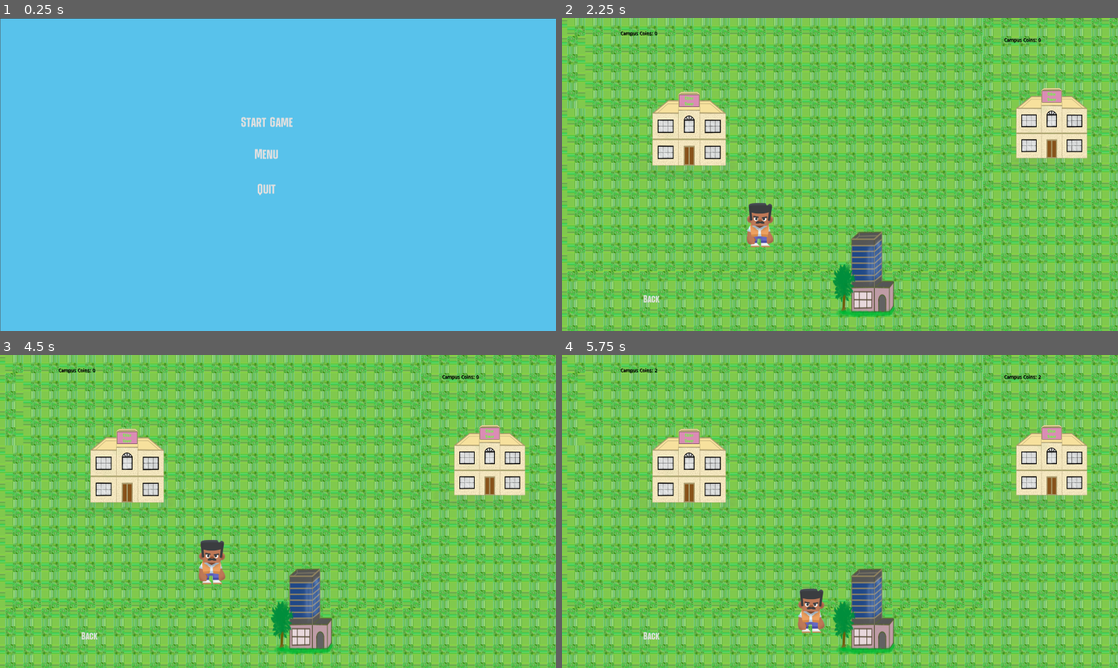
Above: before the commit, frames 1-4 (two rows, left to right).
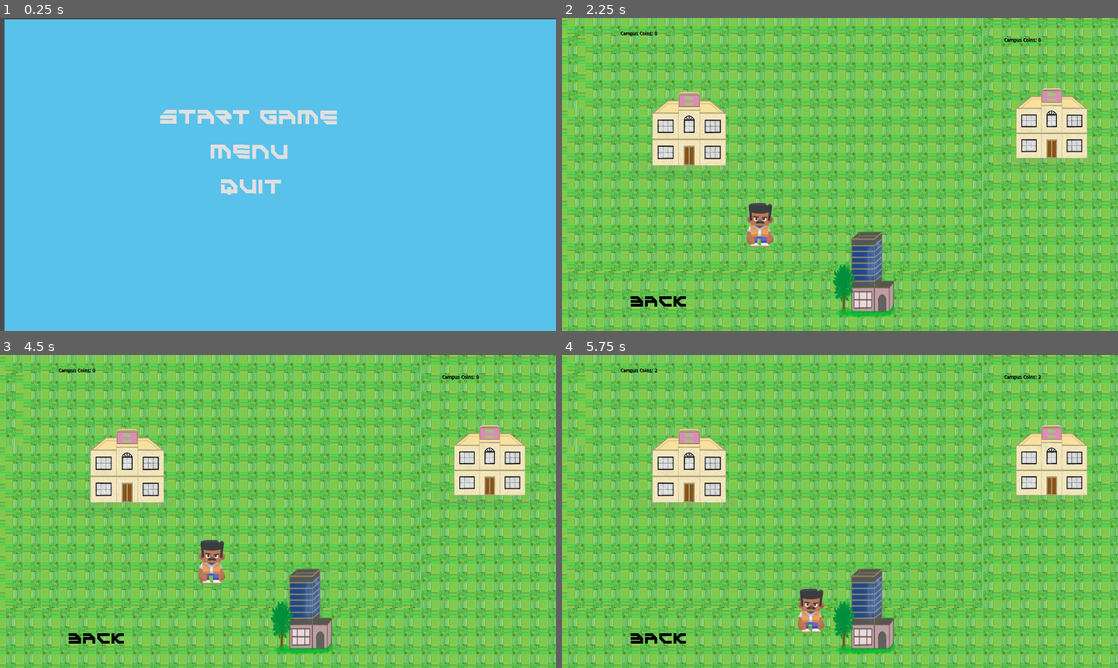
Above: after the commit, the same moments.

Repository: xLegoshiWolfx/Campus_Clash_Protoytpe
Game: Godot game, scene res://Scene/Main_Menu.tscn
Two runs of this game, one before a commit and one after it. Both use one fixed random seed, a clock stepped at 60 frames per second and the inputs below.
Inputs:
- Up to frame 1 (0.25 s): no input
- Up to frame 2 (2.25 s): click "Menu" at 0.5 s; click "Back" at 1.25 s; click "Start Game" at 2 s
- Up to frame 3 (4.5 s): click "Back" at 2.75 s; click "Start Game" at 3.5 s; tap Enter at 4.25 s; hold Right (move_right) from 4.28 s (still down)
- Up to frame 4 (5.75 s): release Right (move_right) at 5.03 s; hold Down (move_down) from 5.03 s (still down)

The runs differ from the first frame. In frame 1, 2.8% of the frame differs, in the area x 0-100%, y 0-100%; in frame 2, 0.2%; in frame 3, 0.2%; in frame 4, 0.2%.

Commit message:
Fonts Changed
I change the font

Diff:
--- a/Scene/Main_Game.tscn
+++ b/Scene/Main_Game.tscn
@@ -5,7 +5,7 @@
 [ext_resource path="res://PNG/Character_idle.png" type="Texture" id=3]
 [ext_resource path="res://PNG/Chloe_Tower.png" type="Texture" id=4]
 [ext_resource path="res://Scene/Human Timer Scene.gd" type="Script" id=5]
-[ext_resource path="res://highman/Highman.ttf" type="DynamicFontData" id=6]
+[ext_resource path="res://Fonts/game-battles-font/GameBattlesRegular-RjXo.ttf" type="DynamicFontData" id=6]
 [ext_resource path="res://Scene/Human Timer.gd" type="Script" id=7]
 [ext_resource path="res://Scene/Player_1.gd" type="Script" id=8]
 [ext_resource path="res://Scene/AI Timer Label.gd" type="Script" id=9]
@@ -126,6 +126,7 @@
 margin_right = 229.325
 margin_bottom = 707.221
 custom_fonts/font = SubResource( 3 )
+custom_colors/font_color = Color( 0, 0, 0, 1 )
 text = "Back"
 flat = true
 __meta__ = {
--- a/Scene/Main_Menu.tscn
+++ b/Scene/Main_Menu.tscn
@@ -1,7 +1,7 @@
 [gd_scene load_steps=6 format=2]
 
 [ext_resource path="res://Scene/Main_Menu.gd" type="Script" id=1]
-[ext_resource path="res://highman/Highman.ttf" type="DynamicFontData" id=2]
+[ext_resource path="res://Fonts/game-battles-font/GameBattlesRegular-RjXo.ttf" type="DynamicFontData" id=2]
 
 [sub_resource type="DynamicFont" id=1]
 size = 40
@@ -19,20 +19,21 @@
 script = ExtResource( 1 )
 
 [node name="ColorRect" type="ColorRect" parent="."]
-margin_left = 1.0
-margin_top = 2.0
-margin_right = 1600.0
-margin_bottom = 900.0
+margin_left = 13.2053
+margin_top = 3.87772
+margin_right = 1612.21
+margin_bottom = 901.878
 color = Color( 0.34902, 0.764706, 0.92549, 1 )
 __meta__ = {
 "_edit_use_anchors_": false
 }
 
 [node name="Start_game_button" type="Button" parent="."]
-margin_left = 686.752
-margin_top = 279.712
-margin_right = 848.752
-margin_bottom = 325.712
+margin_left = 450.0
+margin_top = 250.0
+margin_right = 987.0
+margin_bottom = 318.0
+rect_rotation = 0.182242
 custom_fonts/font = SubResource( 1 )
 text = "Start Game"
 flat = true
@@ -41,10 +42,11 @@
 }
 
 [node name="Menu_button" type="Button" parent="."]
-margin_left = 706.747
-margin_top = 372.18
-margin_right = 826.747
-margin_bottom = 418.18
+margin_left = 600.0
+margin_top = 350.0
+margin_right = 840.0
+margin_bottom = 418.0
+rect_rotation = 0.277264
 custom_fonts/font = SubResource( 2 )
 text = "Menu"
 flat = true
@@ -53,10 +55,11 @@
 }
 
 [node name="Quit_button" type="Button" parent="."]
-margin_left = 692.34
-margin_top = 468.53
-margin_right = 841.34
-margin_bottom = 521.53
+margin_left = 630.0
+margin_top = 450.0
+margin_right = 822.0
+margin_bottom = 518.0
+rect_rotation = 0.277264
 custom_fonts/font = SubResource( 3 )
 text = "Quit"
 flat = true
--- a/Scene/Second_Scene.tscn
+++ b/Scene/Second_Scene.tscn
@@ -1,7 +1,8 @@
-[gd_scene load_steps=5 format=2]
+[gd_scene load_steps=6 format=2]
 
 [ext_resource path="res://Scene/Second_Scene.gd" type="Script" id=1]
 [ext_resource path="res://highman/Highman.ttf" type="DynamicFontData" id=2]
+[ext_resource path="res://Fonts/game-battles-font/GameBattlesRegular-RjXo.ttf" type="DynamicFontData" id=3]
 
 [sub_resource type="DynamicFont" id=1]
 size = 40
@@ -9,7 +10,7 @@
 
 [sub_resource type="DynamicFont" id=2]
 size = 40
-font_data = ExtResource( 2 )
+font_data = ExtResource( 3 )
 
 [node name="Second_Scene" type="Node2D"]
 script = ExtResource( 1 )
@@ -34,10 +35,10 @@
 }
 
 [node name="Button" type="Button" parent="."]
-margin_left = 23.0
-margin_top = 20.3419
-margin_right = 167.0
-margin_bottom = 70.3419
+margin_left = 71.0008
+margin_top = 42.8104
+margin_right = 302.001
+margin_bottom = 110.81
 custom_fonts/font = SubResource( 2 )
 custom_colors/font_color = Color( 0, 0, 0, 1 )
 text = "Back"
Binary file added: Fonts/game-battles-font/GameBattlesRegular-RjXo.ttf
Not shown, added: Fonts/game-battles-font/misc/license-8045.txt
Not shown, added: Fonts/game-battles-font/misc/readme-c669.txt
Renamed: highman/Highman.ttf -> Fonts/highman/Highman.ttf
Renamed: highman/Read Me.txt -> Fonts/highman/Read Me.txt
Not shown, changed: .DS_Store
Not shown, added: Fonts/.DS_Store
Not shown, added: Fonts/game-battles-font/.DS_Store
